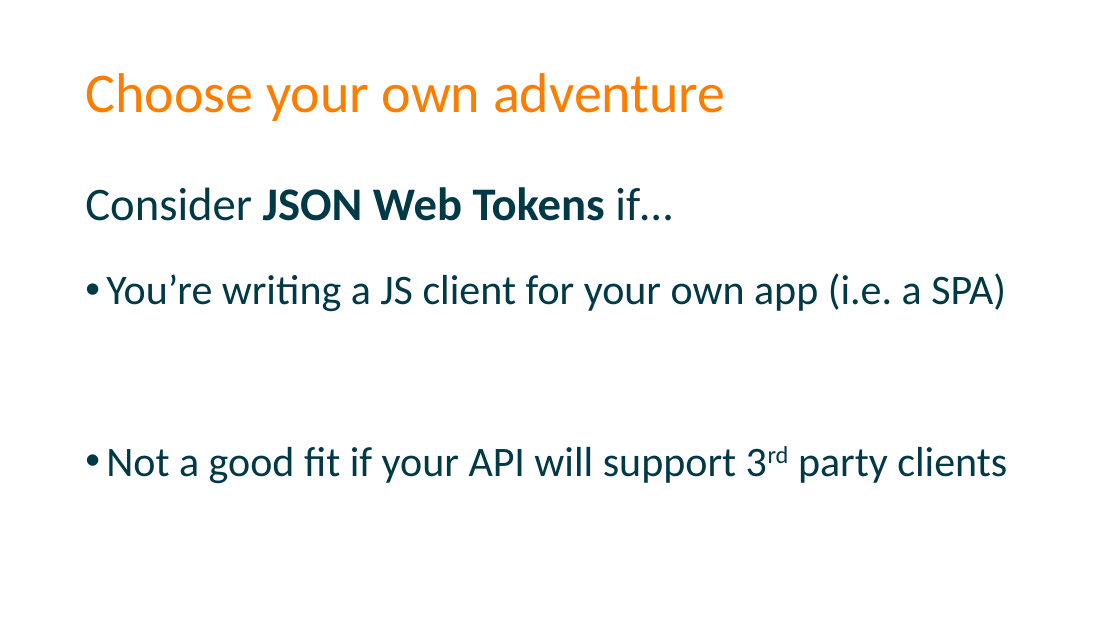
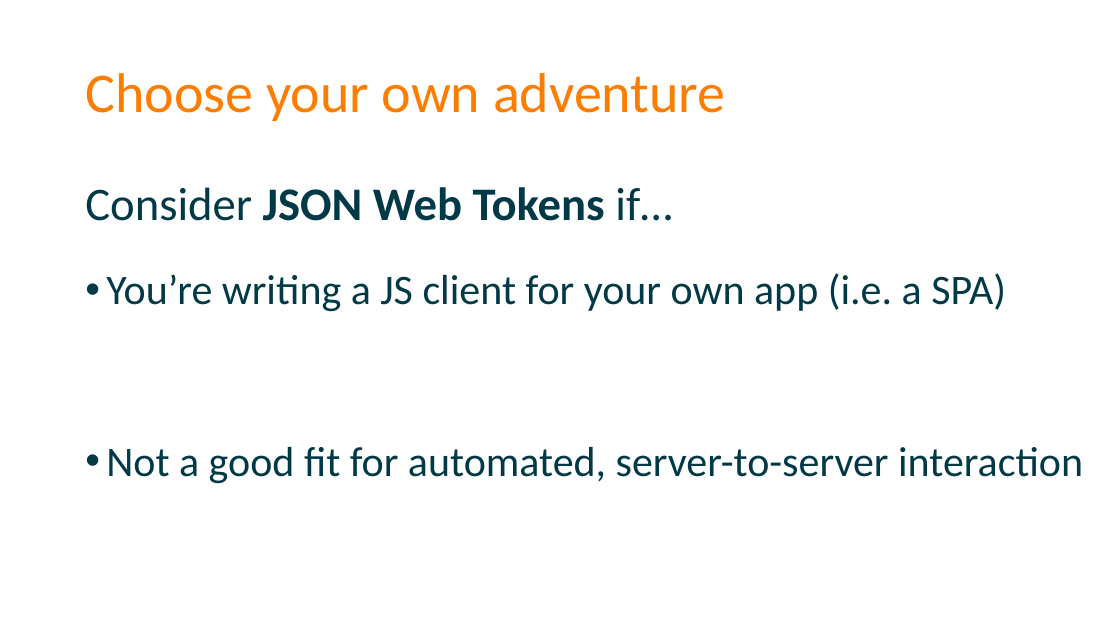
Before and after one commit to spetryjohnson/Securing-Your-API-Endpoints, a slide deck: slide 62 of Securing Your API Endpoints.pptx (slide 63 before the commit). Drawn at 1120x630 pixels with LibreOffice and Linux fonts; fonts in the diff are those of the drawing. Boxes give left, top, right and bottom in pixels: in the first picture for what was removed or moved away, otherwise in the second. Text is boxed around its words. In the diff, an @@ line names an element or a change of style, - is before the commit and + after.

```diff
--- a/Securing Your API Endpoints.pptx
+++ b/Securing Your API Endpoints.pptx
@@ text at (106,447,1083,484): text changed @@
-• Not a good fit if your API will support 3rd party clients
+• Not a good fit for automated, server-to-server interaction
```
Also in this commit, not shown: 9 other slides changed, 1 slide removed, 1 other file.
